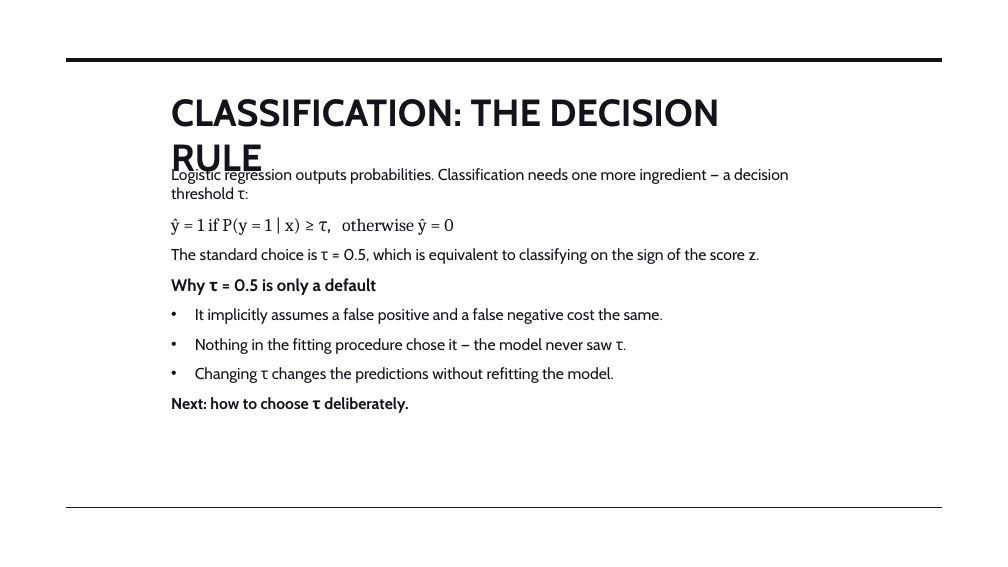
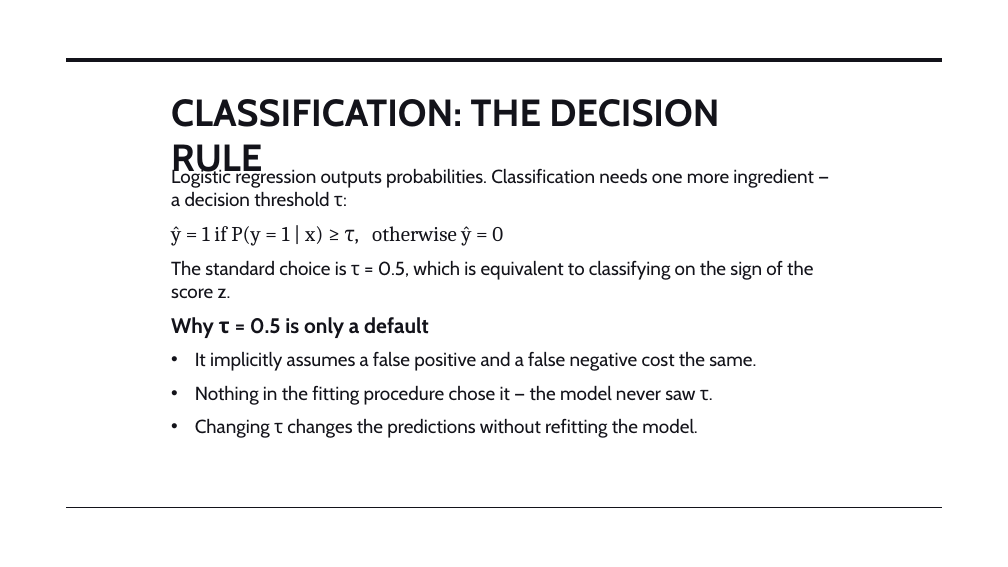
Before and after one commit to STAT-486-Fall-2026/course-content, a slide deck: slide 16 of slides/09-logistic-regression.pptx (slide 15 before the commit). Drawn at 1008x567 pixels with LibreOffice and Linux fonts; fonts in the diff are those of the drawing. Boxes give left, top, right and bottom in pixels: in the first picture for what was removed or moved away, otherwise in the second. Text is boxed around its words. In the diff, an @@ line names an element or a change of style, - is before the commit and + after.

Commit message:
add logistic regression slides

```diff
--- a/slides/09-logistic-regression.pptx
+++ b/slides/09-logistic-regression.pptx
@@ text "Logistic regression outputs probabilities. Classification ..." at (171, 168, 813, 438): size 15 to 18 pt in "Logistic regression outputs probabilities. Classification ne ...", "The standard choice is τ = 0.5, ...", "It implicitly assumes a false positive and ...", "Nothing in the fitting procedure chose it ..." and 1 more places; size 17 to 20 pt in "ŷ = 1 if P(y = 1 ..."; size 16 to 20 pt in "Why τ = 0.5 is only a ..." @@
@@ text at (171, 397, 408, 413): paragraph removed @@
-Next: how to choose τ deliberately.
```
Also in this commit, not shown: 7 other slides changed, 1 slide added, 1 slide removed, 1 other file.
